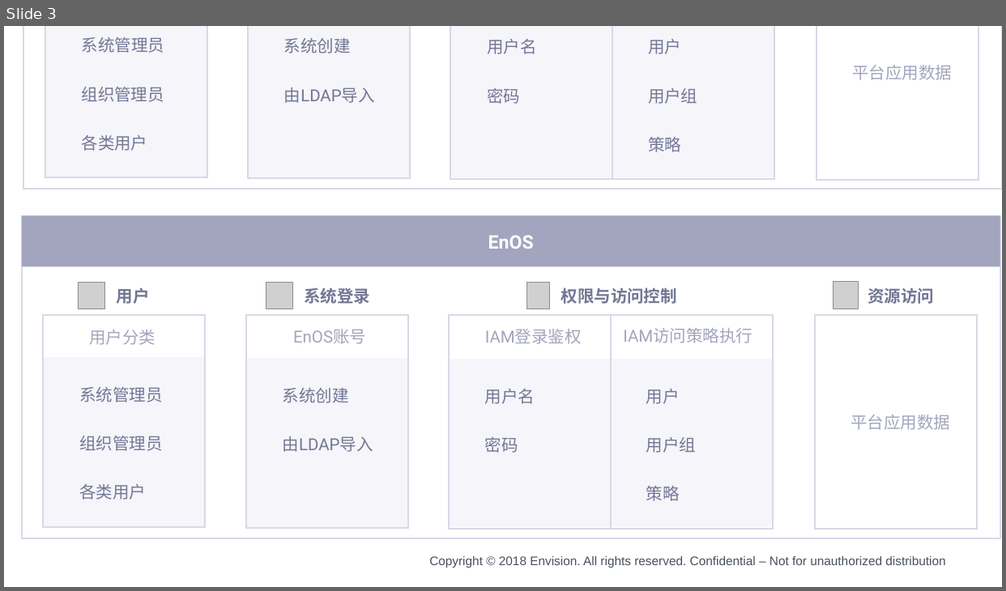
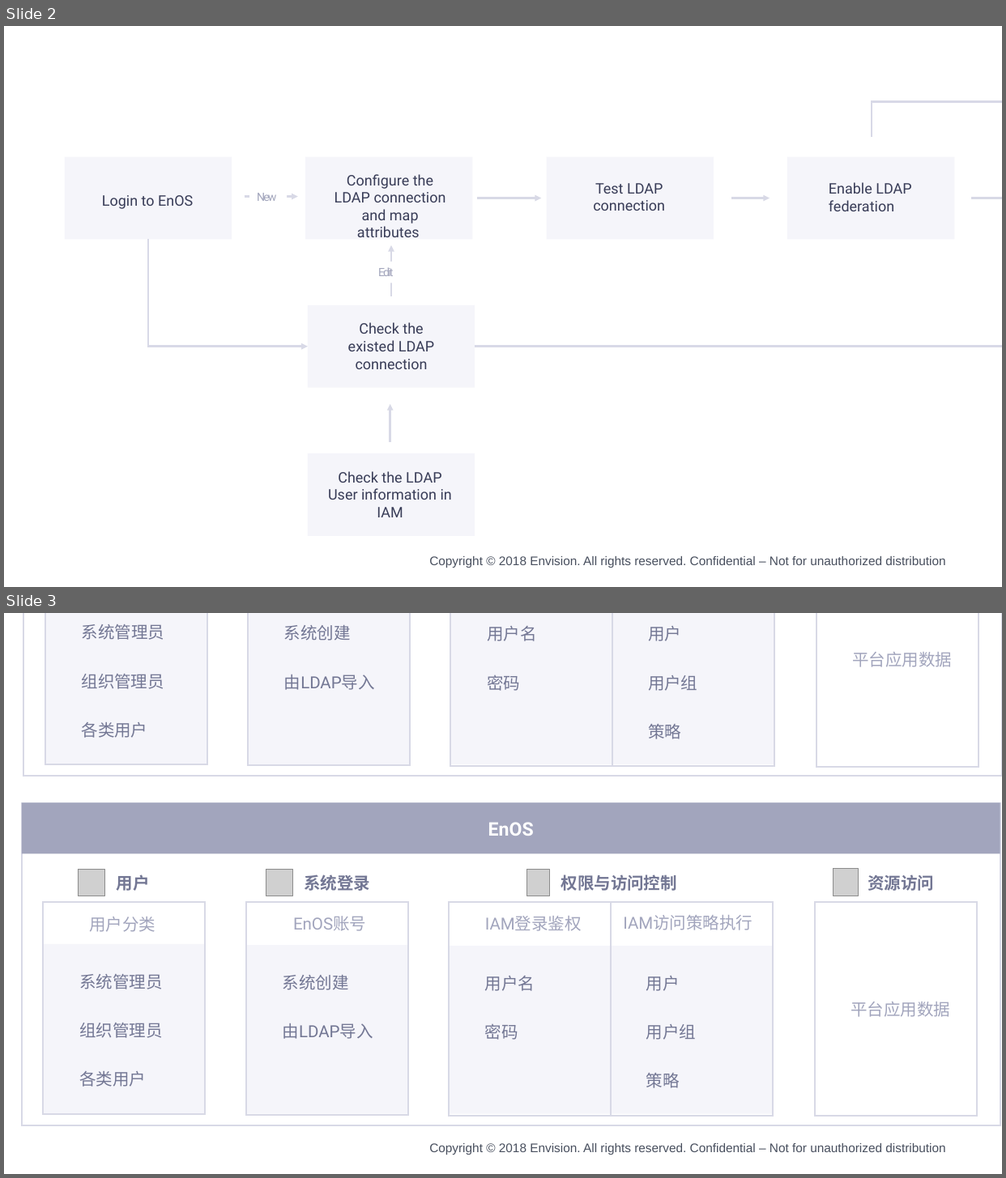
Before and after one commit to EnvisionDoc/iam, a slide deck: media/iam.pptx. Shown one above the other, each under a label of ours: slide 3 before the commit, slides 2 and 3 after it. The pictures are 1006x591 and 1006x1178 pixels, drawn with LibreOffice and Linux fonts; fonts in the diff are those of the drawing; grey boxes stand for pictures; background and template pictures are left out. Boxes give left, top, right and bottom in pixels: in the first picture for what was removed or moved away, otherwise in the second. Text is boxed around its words. In the diff, an @@ line names an element or a change of style, - is before the commit and + after.

```diff
--- a/media/iam.pptx
+++ b/media/iam.pptx
@@ slide 2 added at bbox=[4, 26, 1002, 587], background #FFFFFF; not listed: 1 template element that a slide beside it also shows @@
@@ group added at bbox=[65, 101, 1002, 535]: 8 texts, 6 rectangles, 6 arrows, 3 elbow arrows @@
+Configure the LDAP connection and map attributes
+Test LDAP connection
+Login to EnOS
+Enable LDAP federation
+Check the LDAP User information in IAM
+Check the existed LDAP connection
+New
+Edit
```
Also in this commit, not shown: 2 other slides added, 3 slides removed, 36 other files.
